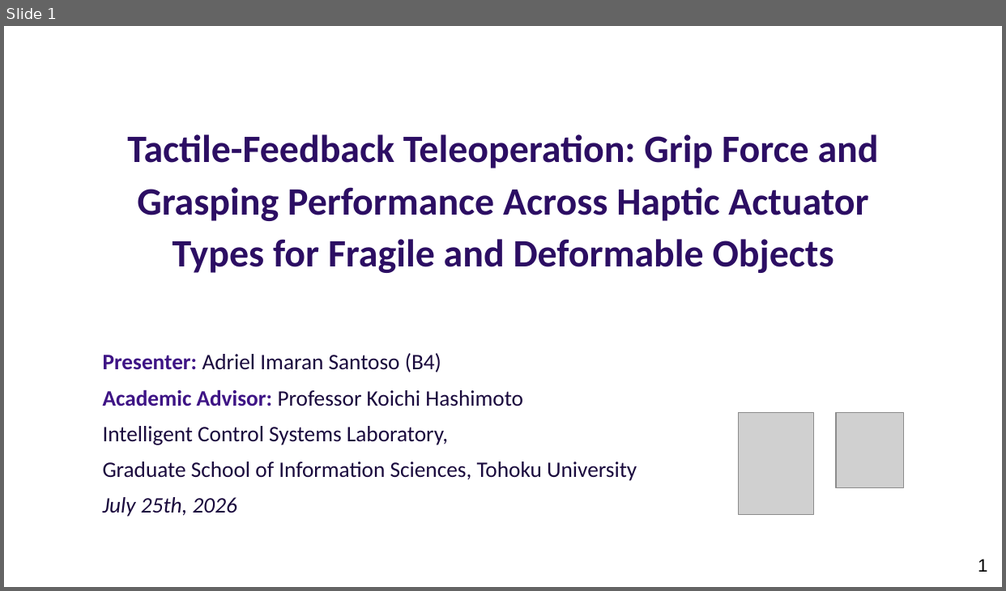
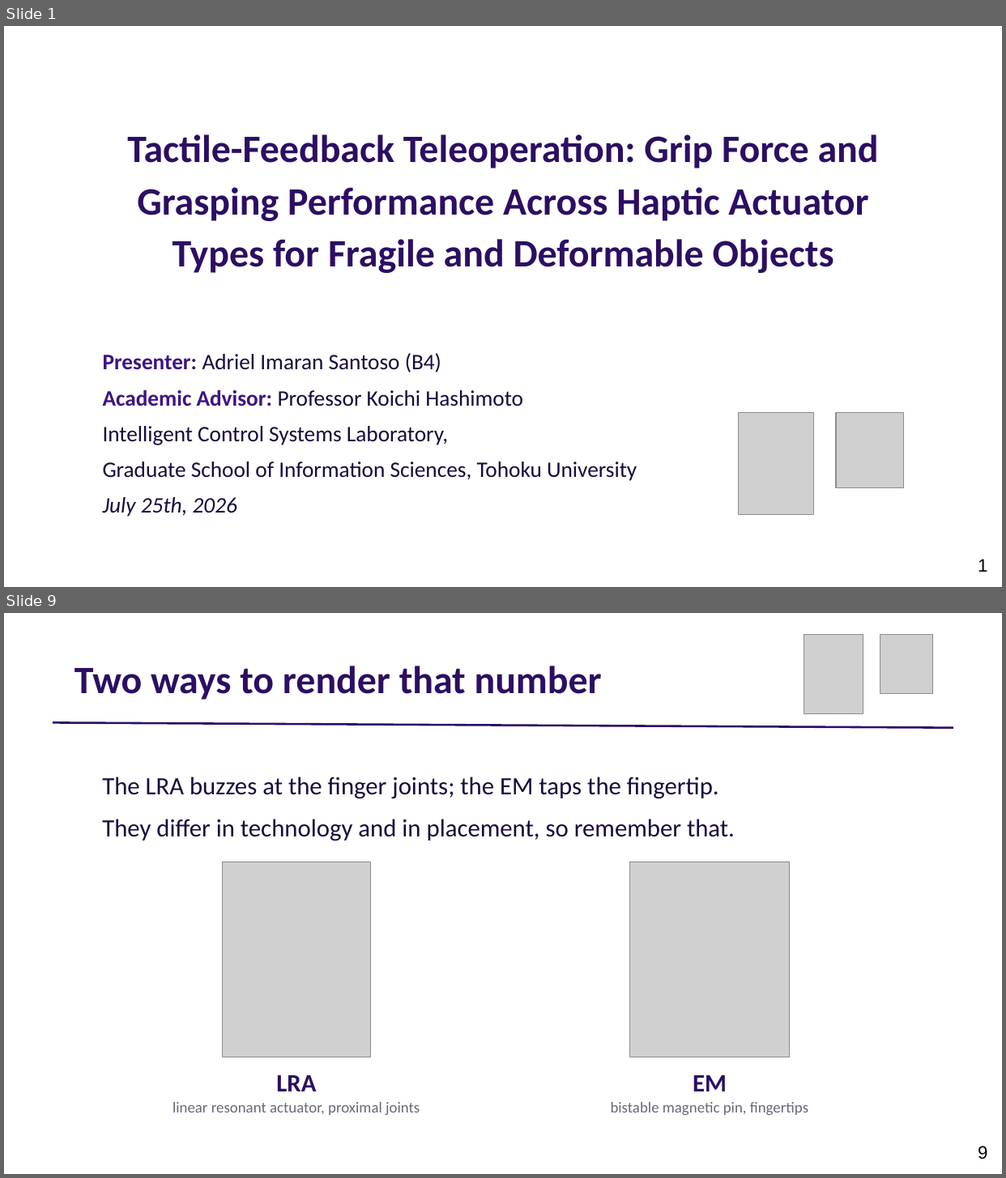
Before and after one commit to adibatic/gripper-haptic, a slide deck: thesis/presentation_slides.pptx. Shown one above the other, each under a label of ours: slide 1 before the commit, slides 1 and 9 after it; the slides between them are not shown. The pictures are 1006x591 and 1006x1178 pixels, drawn with LibreOffice and Linux fonts; fonts in the diff are those of the drawing; grey boxes stand for pictures. Boxes give left, top, right and bottom in pixels: in the first picture for what was removed or moved away, otherwise in the second. Text is boxed around its words. In the diff, an @@ line names an element or a change of style, - is before the commit and + after.

```diff
--- a/thesis/presentation_slides.pptx
+++ b/thesis/presentation_slides.pptx
@@ slide 9 added at <box>4,613,1002,1174</box>, background #FFFFFF @@
@@ picture added at <box>804,634,863,713</box> @@
@@ picture added at <box>880,634,933,693</box> @@
@@ text added at <box>74,666,602,700</box>, 28 pt, text #2C0E63, bold @@
+Two ways to render that number
@@ line added from (53, 723) to (953, 728), #2C0E63 1.5 pt @@
@@ text added at <box>102,777,735,841</box>, 18 pt, text #1A0A3D @@
+The LRA buzzes at the finger joints; the EM taps the fingertip.
+They differ in technology and in placement, so remember that.
@@ picture added at <box>223,862,371,1058</box> @@
@@ picture added at <box>629,862,790,1058</box> @@
@@ text added at <box>276,1076,316,1092</box>, 18 pt, text #2C0E63, bold @@
+LRA
@@ text added at <box>692,1076,727,1092</box>, 18 pt, text #2C0E63, bold @@
+EM
@@ text added at <box>172,1102,420,1115</box>, 11 pt, text #6B667B @@
+linear resonant actuator, proximal joints
@@ text added at <box>611,1102,808,1115</box>, 11 pt, text #6B667B @@
+bistable magnetic pin, fingertips
@@ page number added at <box>978,1146,987,1160</box>, 13 pt, text #000000 @@
+9
```
Also in this commit, not shown: 5 slides changed, 10 other slides added, 14 slides removed, 3 other files.
